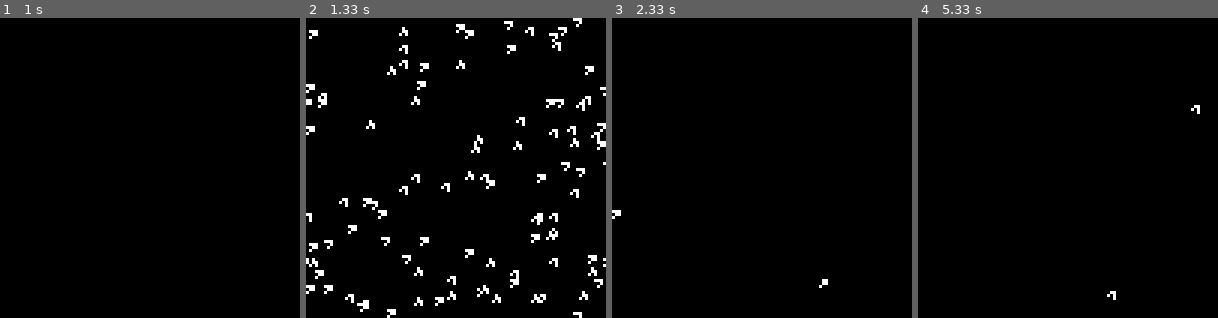
Above: before the commit, frames 1-4 (left to right).
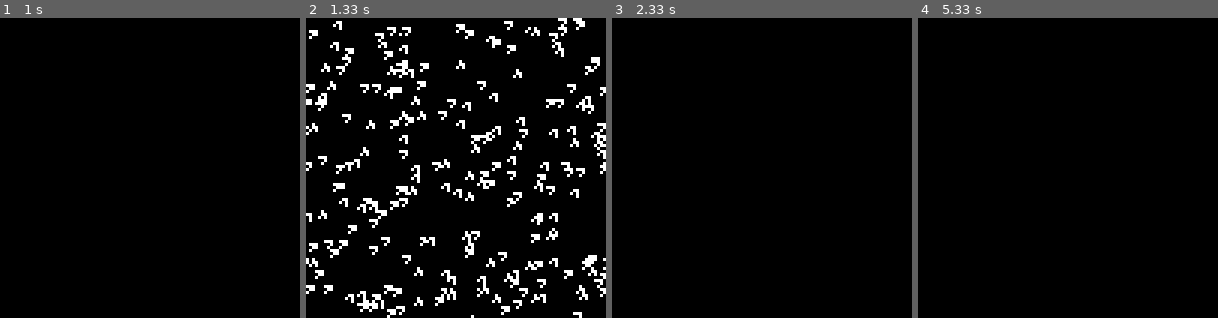
Above: after the commit, the same moments.

Repository: Olivverde/Lab04-GC
Game: pygame game, started from pygameLab.py
The game is run twice, just before and just after one commit, with the same random seed, the same clock (stepped at 60 frames per second) and the same inputs.
Inputs:
- Up to frame 1 (1 s): no input
- Up to frame 2 (1.33 s): no input
- Up to frame 3 (2.33 s): no input
- Up to frame 4 (5.33 s): no input

Frame 1 is identical in both runs. In frame 2, 5.9% of the frame differs, in the area x 0-100%, y 0-100%; in frame 3, 0.1%; in frame 4, 0.1%.

Commit message:
Keep Debugging

Diff:
--- a/pygameLab.py
+++ b/pygameLab.py
@@ -12,7 +12,7 @@
         self.frames = []
         self.flag = False
         self.bgColor = (0,0,0)
-        for i in range(100):
+        for i in range(225):
             self.alive.append(list((random.randint(0, self.width),random.randint(0, self.height))))
 
     def copy(self):
@@ -99,6 +99,20 @@
         self.screen.fill((0,0,0))
 
     def render(self):
+
+        if len(self.dead) != 0:
+            for i in self.dead:
+                localFlag = 0
+                self.x = i[0]
+                self.y = i[1]
+                self.limitsDef(self.x, self.y)
+                for cell in self.alive:
+                    if (cell in self.limits):
+                        localFlag += 1
+                        if (localFlag == 3):
+                            self.alive.append(i)
+                            self.dead.remove(i)
+
         for i in self.alive:
 
             localFlag = 0
@@ -111,15 +125,11 @@
                     if (cell in self.limits) and (cell != i):
                         localFlag += 1
 
-                if localFlag < 2:
+                if (localFlag < 2) or (localFlag > 3):
                     self.dead.append(i)
                     self.alive.remove(i)
                     self.state = False
 
-                elif localFlag > 3:
-                    self.dead.append(i)
-                    self.alive.remove(i)
-                    self.state = False
 
             self.spaceship(self.x, self.y)
 
